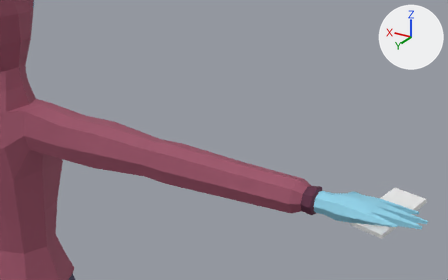
Two versions of the FBX model Assets/Visual/Models/Compo2/Oni/Perso_Oni_export_01.fbx, one commit apart.
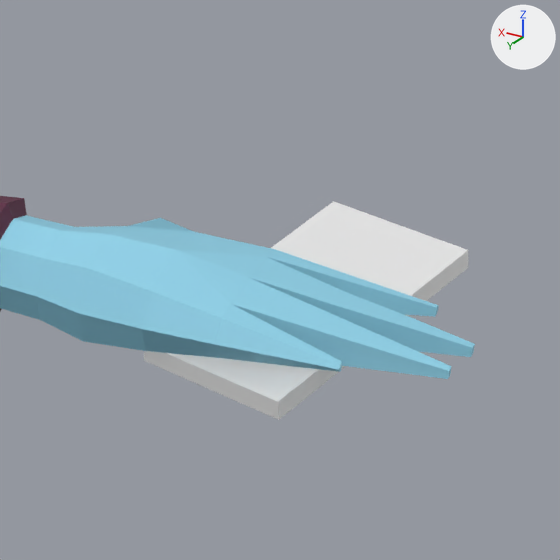
Old and new are each drawn from a 50 mm lens placed at (-6.56, 5.17, 12.72), pointed at (-3.7, 0.4, 10.33) and again close up on the part from 71% to 100% of the width and 50% to 97% of the height. The lights are fixed; the arrows at upper right show +X, +Y and +Z. Where no turn or scale is listed for an object, it has been applied to the vertices.

Objects in the first close-up: 'Cylinder', 'telephone_mesh'.
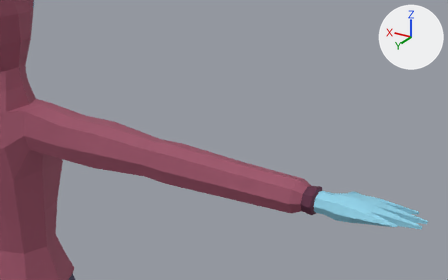
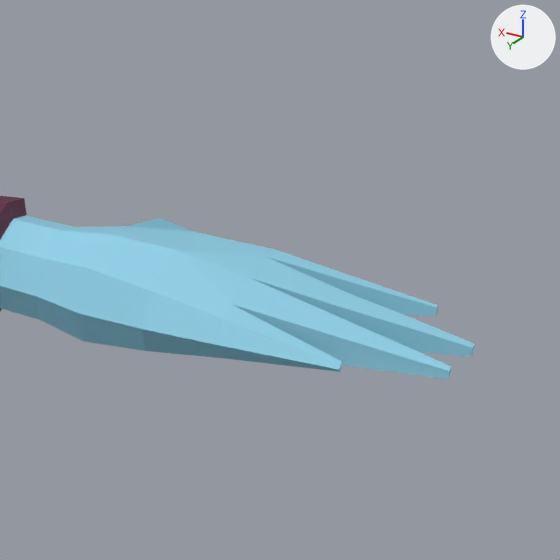
The change in detail:
Object 'telephone_mesh' (ob_telephone_mesh) is deleted.

Pixel boxes [x1, y1, x2, y2] of what changed, in the close-ups (560 x 560 px):
'telephone_mesh', deleted: before [144, 201, 468, 420]
